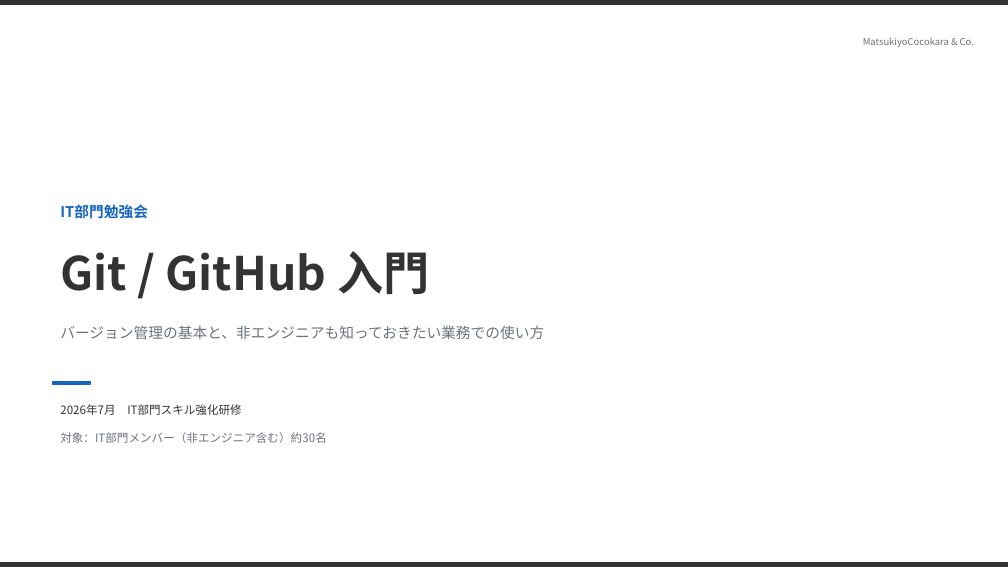
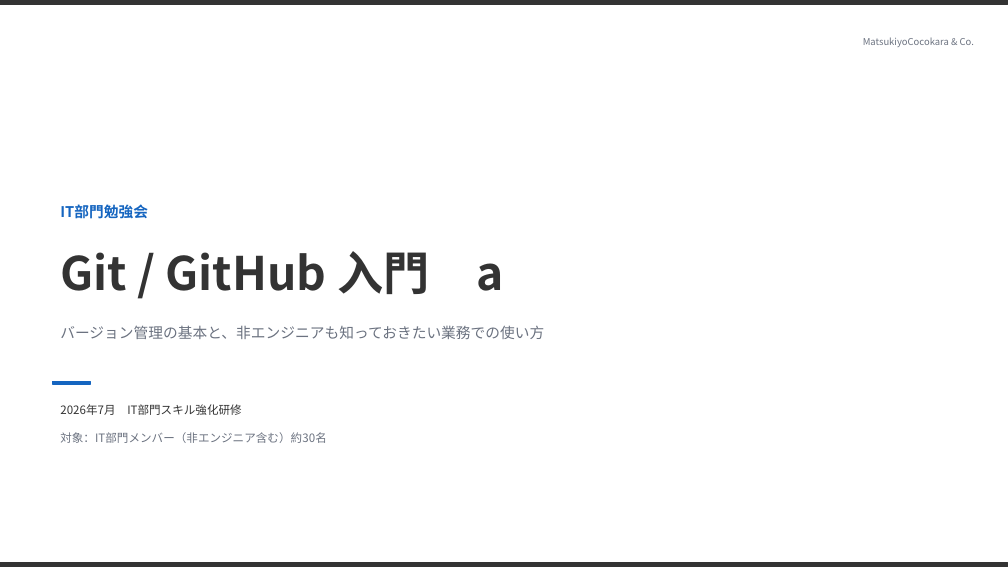
Before and after one commit to R-Katsumi/Test-repo, a slide deck: slide 1 of Git_GitHub入門_勉強会資料.pptx. Drawn at 1008x567 pixels with LibreOffice and Linux fonts; fonts in the diff are those of the drawing. Boxes give left, top, right and bottom in pixels: in the first picture for what was removed or moved away, otherwise in the second. Text is boxed around its words. In the diff, an @@ line names an element or a change of style, - is before the commit and + after.

```diff
--- a/Git_GitHub入門_勉強会資料.pptx
+++ b/Git_GitHub入門_勉強会資料.pptx
@@ text at [60, 251, 503, 294]: text changed @@
-Git / GitHub 入門
+Git / GitHub 入門 a
```
